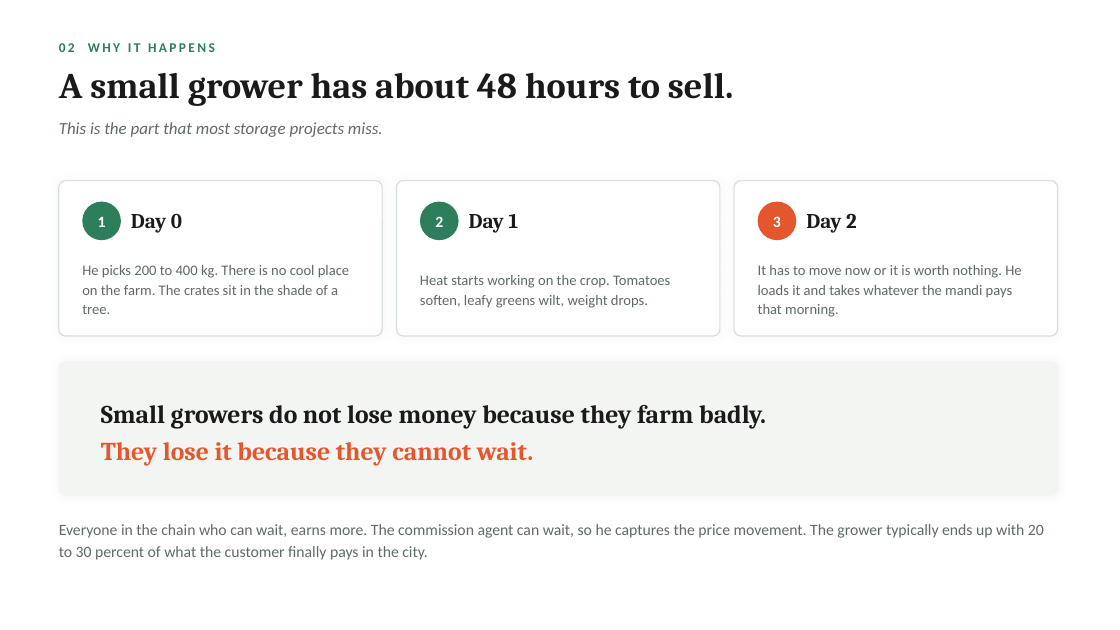
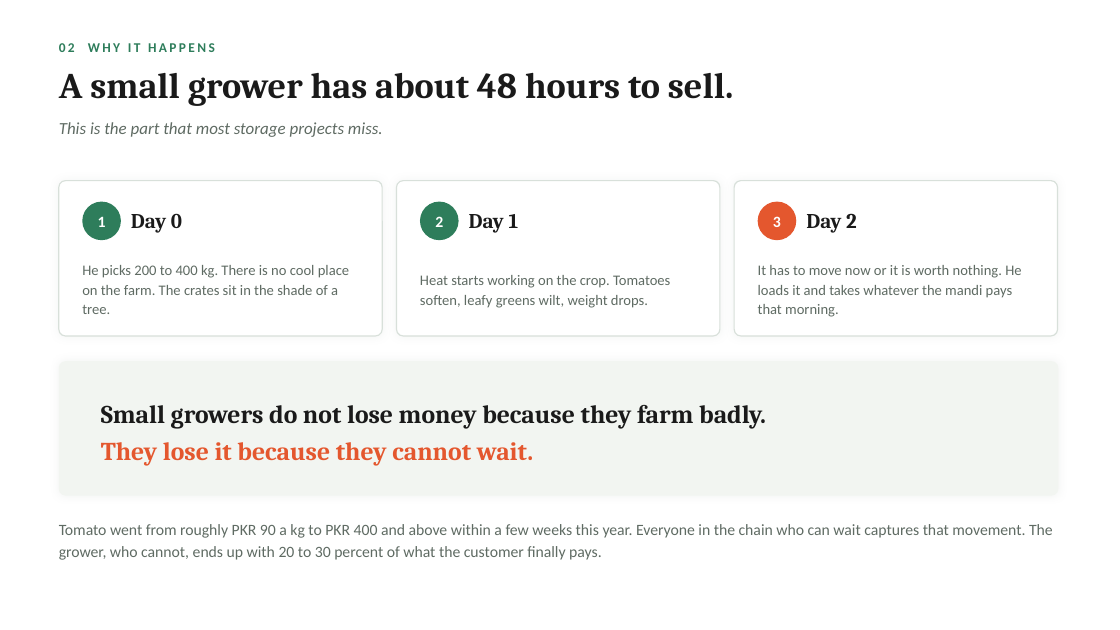
Before and after one commit to s9765fzsv8-cmyk/Claude, a slide deck: slide 3 of genz-entrepreneurship/Thanda-Godam-Pitch.pptx. Drawn at 1120x630 pixels with LibreOffice and Linux fonts; fonts in the diff are those of the drawing. Boxes give left, top, right and bottom in pixels: in the first picture for what was removed or moved away, otherwise in the second. Text is boxed around its words. In the diff, an @@ line names an element or a change of style, - is before the commit and + after.

```diff
--- a/genz-entrepreneurship/Thanda-Godam-Pitch.pptx
+++ b/genz-entrepreneurship/Thanda-Godam-Pitch.pptx
@@ text at box(59, 524, 1053, 560): text changed @@
-Everyone in the chain who can wait, earns more. The commission agent can wait, so he captures the price movement. The grower typically ends up with 20 to 30 percent of what the customer finally pays in the city.
+Tomato went from roughly PKR 90 a kg to PKR 400 and above within a few weeks this year. Everyone in the chain who can wait captures that movement. The grower, who cannot, ends up with 20 to 30 percent of what the customer finally pays.
```
Also in this commit, not shown: 4 other slides changed, 4 other files.
